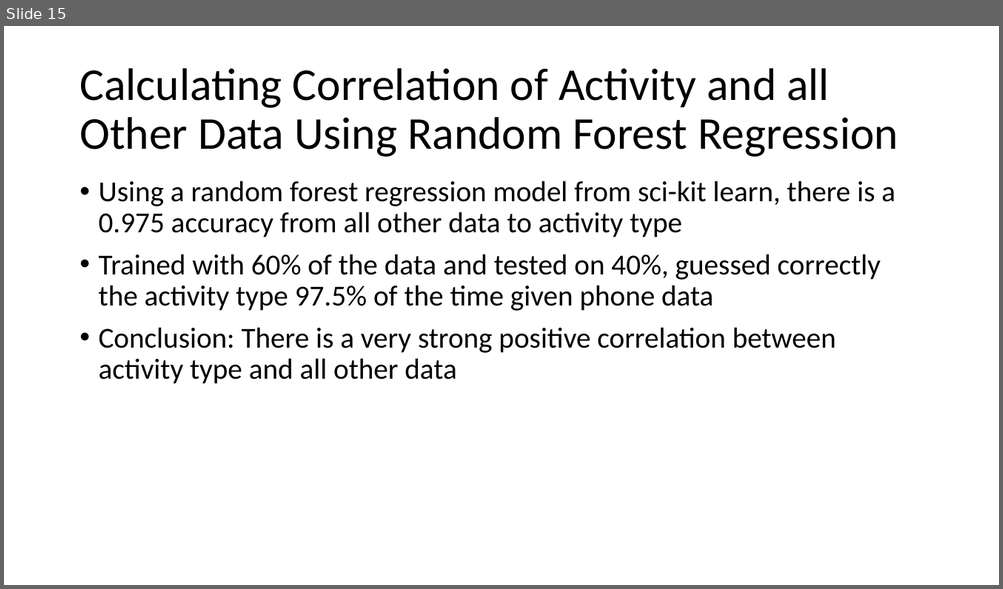
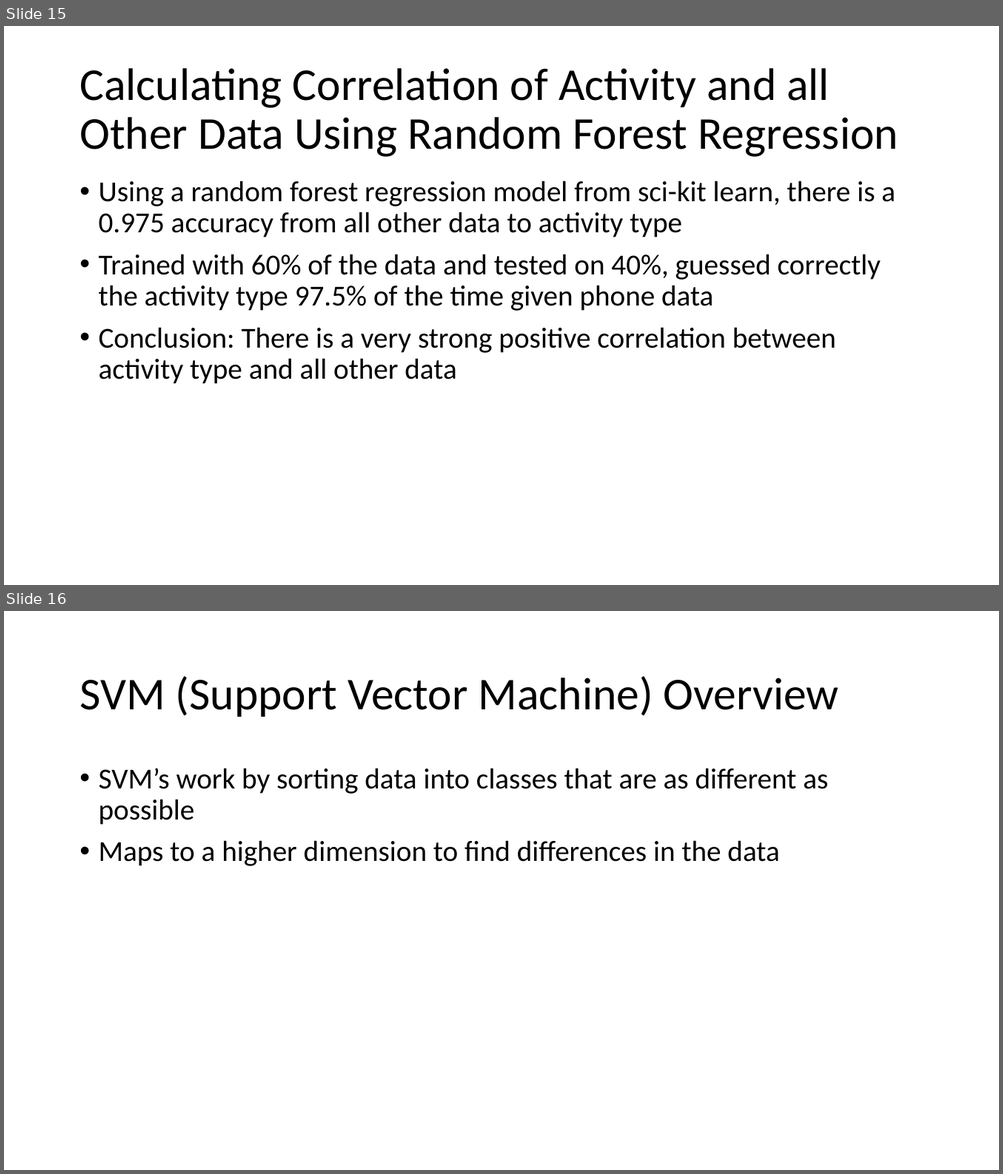
Before and after one commit to ian-mcnichols/CS_480, a slide deck: 480_HW1.pptx. Shown one above the other, each under a label of ours: slide 15 before the commit, slides 15 and 16 after it. The pictures are 1003x589 and 1003x1174 pixels, drawn with LibreOffice and Linux fonts; fonts in the diff are those of the drawing. Boxes give left, top, right and bottom in pixels: in the first picture for what was removed or moved away, otherwise in the second. Text is boxed around its words. In the diff, an @@ line names an element or a change of style, - is before the commit and + after.

```diff
--- a/480_HW1.pptx
+++ b/480_HW1.pptx
@@ slide 16 added at (x1=4, y1=611, x2=999, y2=1170), background #FFFFFF @@
@@ title added at (x1=79, y1=676, x2=839, y2=717), 44 pt, text #000000 @@
+SVM (Support Vector Machine) Overview
@@ text added at (x1=99, y1=768, x2=828, y2=866), 28 pt, text #000000 @@
+• SVM’s work by sorting data into classes that are as different as possible
+• Maps to a higher dimension to find differences in the data
```
Also in this commit, not shown: 1 slide changed, 2 other slides added, 1 slide removed.
